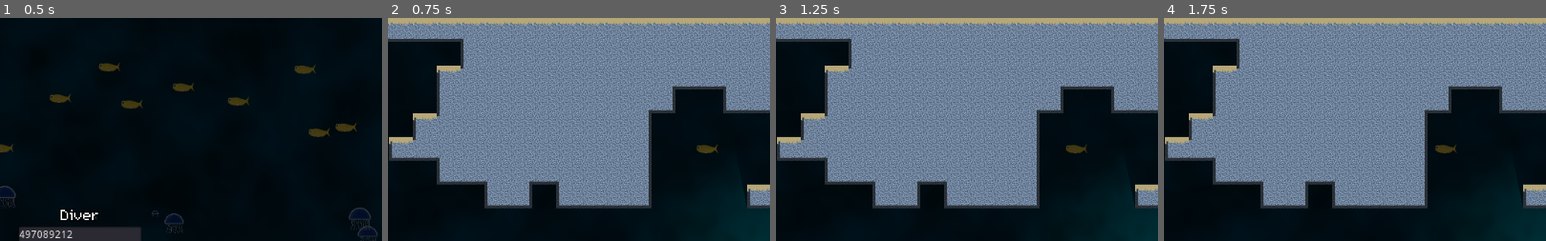
Above: before the commit, frames 1-4 (left to right).
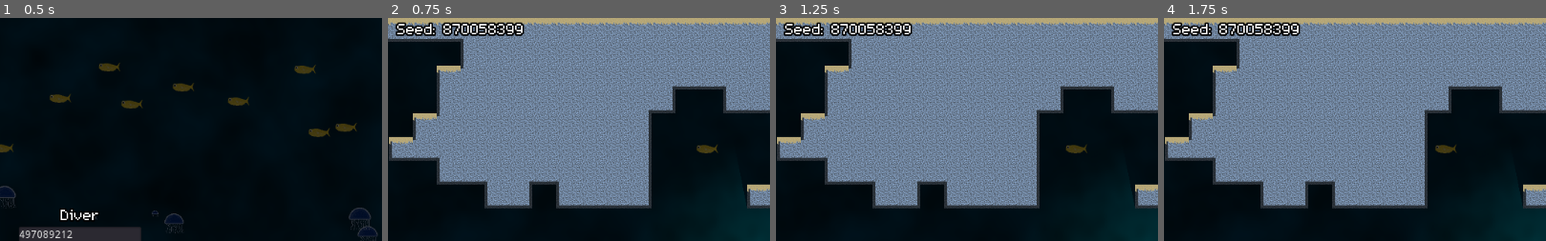
Above: after the commit, the same moments.

Repository: bengosney/diver
Game: Godot game, scene res://Main.tscn
Two runs of this game, one before a commit and one after it. Both use one fixed random seed, a clock stepped at 60 frames per second and the inputs below.
Inputs:
- Up to frame 1 (0.5 s): no input
- Up to frame 2 (0.75 s): click "Start" at 0.5 s
- Up to frame 3 (1.25 s): no input
- Up to frame 4 (1.75 s): tap Enter (ui_accept) at 1.25, 1.52 s; hold Right (walk_right) from 1.28 s (still down); hold Down (buoyancy_dec) from 1.28 s (still down)
The pictures show only the part of the screen within x 40-90%, y 0-50%; the shares and areas given below are measured in that part.

Frame 1 is identical in both runs. In frame 2, 1.8% of the frame differs, in the area x 2-36%, y 1-9%; in frame 3, 1.8%; in frame 4, 1.8%.

Commit message:
Show the seed on the HUD

Diff:
--- a/HUD/HUD.gd
+++ b/HUD/HUD.gd
@@ -1,6 +1,10 @@
 extends CanvasLayer
 
 signal restart_game
+
+
+func _ready():
+	$SeedLabel.bbcode_text = "[center]Seed: " + str(Global.get_seed()) + "[/center]"
 
 
 func set_buoyancy(buoyancy):
--- a/HUD/HUD.tscn
+++ b/HUD/HUD.tscn
@@ -107,5 +107,16 @@
 theme = ExtResource( 3 )
 text = "Try Again"
 
+[node name="SeedLabel" type="RichTextLabel" parent="."]
+anchor_right = 1.0
+theme = ExtResource( 3 )
+bbcode_enabled = true
+bbcode_text = "[center]Seed: [/center]"
+text = "Seed: "
+fit_content_height = true
+__meta__ = {
+"_edit_use_anchors_": false
+}
+
 [connection signal="timeout" from="ColorRect/FadeToBlack" to="." method="_on_FadeToBlack_timeout"]
 [connection signal="pressed" from="GameOver/TryAgain" to="." method="_on_TryAgain_pressed"]
